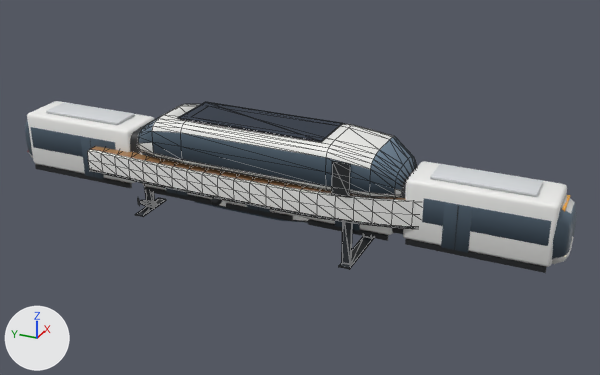
An edit to the glTF model site/public/models/vehicles.glb, drawn before and after from the same camera.
One viewpoint serves both versions: a 50 mm lens placed at (-35.6, -17.8, 19.2), pointed at (0.5, -1.5, 1.1). Every picture has the same lights, and +X, +Y and +Z are marked at lower left. The older version comes first. Mesh edges are drawn as thin lines on the coarser meshes.

Names of what the first picture shows: 'hydrofoil', 'tram' and 2 more.
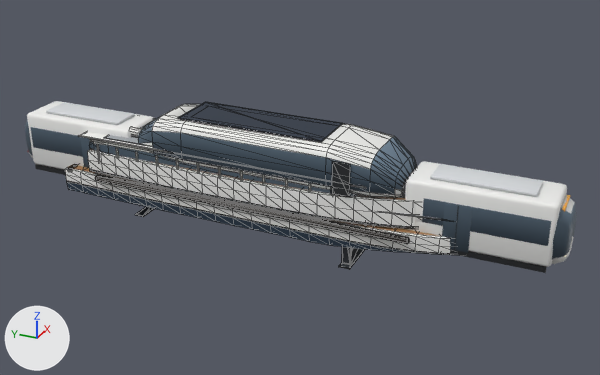
Boxes [x1, y1, x2, y2] around the edits, measured in the pictures (600 x 375 px):
'vaporetto', added: after [65, 127, 455, 255]

The change, as a diff of the scene's bpy script:
```diff
--- a/site/public/models/vehicles.glb.py
+++ b/site/public/models/vehicles.glb.py
@@ mat_defaultmaterial_009 @@
+mat_defaultmaterial_009 = bpy.data.materials.new('DefaultMaterial.009')
+mat_defaultmaterial_009.use_nodes = True; mat_defaultmaterial_009.node_tree.nodes.clear()
+_N = mat_defaultmaterial_009.node_tree.nodes; _L = mat_defaultmaterial_009.node_tree.links
+n0 = _N.new('ShaderNodeOutputMaterial'); n0.name = 'Material Output'
+n1 = _N.new('ShaderNodeBsdfPrincipled'); n1.name = 'Principled BSDF'
+n2 = _N.new('ShaderNodeVertexColor'); n2.name = 'Color Attribute'
+_L.new(n1.outputs[0], n0.inputs[0])  # 'BSDF' to 'Surface'
+_L.new(n2.outputs[0], n1.inputs[0])  # 'Color' to 'Base Color'
@@ me_vaporetto @@
+me_vaporetto.from_pydata(...)  # 1182 vertices, 2192 faces; spans x -2.3..2.3, y -11.8..11.8, z -0.8..3.6
+me_vaporetto.materials.append(mat_defaultmaterial_009)
@@ ob_vaporetto @@
+ob_vaporetto = bpy.data.objects.new('vaporetto', me_vaporetto)
+ob_vaporetto.location = (0.0, 0.0, 0.0)
```
